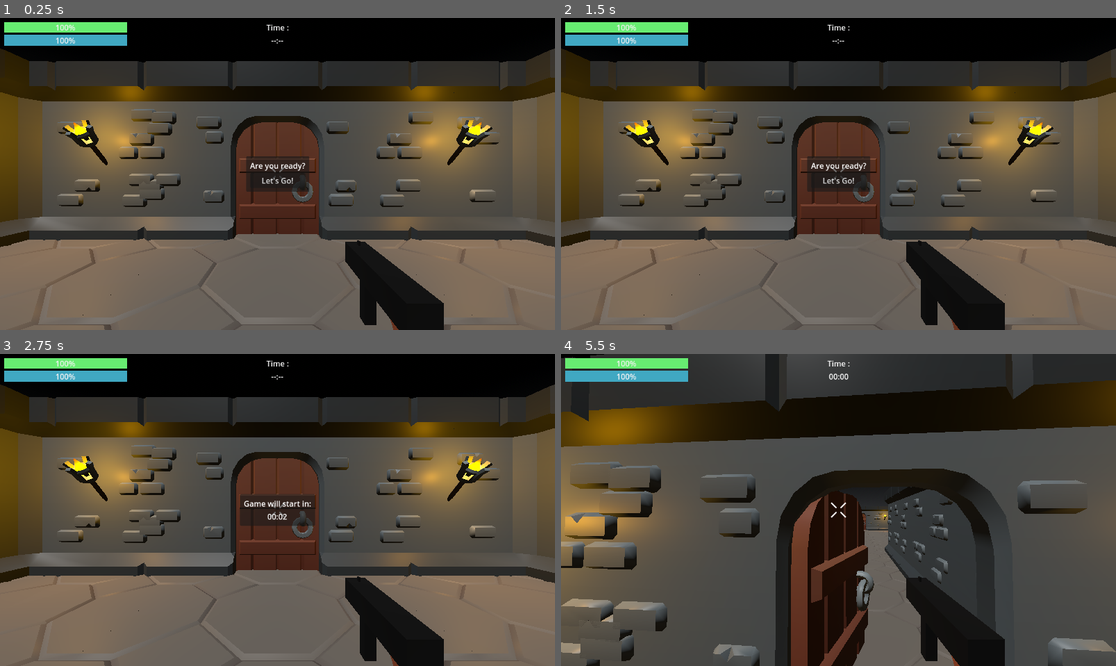
Above: before the commit, frames 1-4 (two rows, left to right).
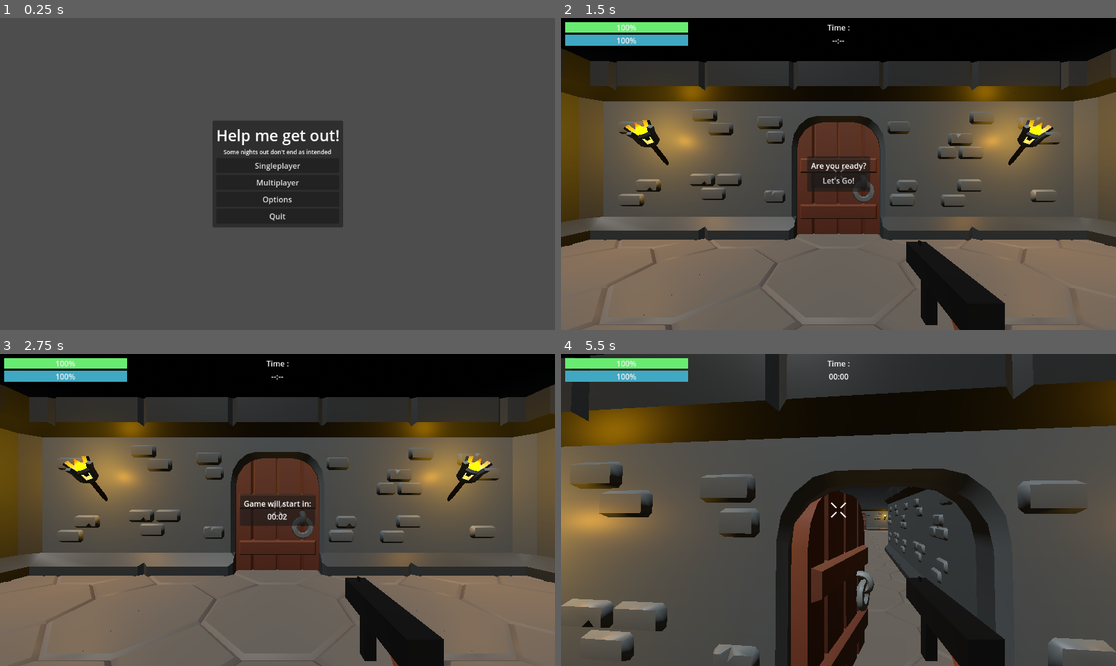
Above: after the commit, the same moments.

Repository: jonathaneeckhout/helpmegetout
Game: Godot game, scene res://scenes/main/main.tscn
Same seed, same stepped clock (60 frames per second), same inputs: the game is played once before the commit and once after it.
Inputs (mouse positions are in pixels of both pictures, inside the frame that each line leads up to):
- Up to frame 1 (0.25 s): no input
- Up to frame 2 (1.5 s): click (838, 164) at 0.5 s, where only the run after the commit has a clickable "Singleplayer"; click (838, 155) at 1.25 s, where only the run after the commit has a clickable "Cellar"
- Up to frame 3 (2.75 s): click "Let's Go!" at 2 s
- Up to frame 4 (5.5 s): tap Enter at 2.75, 4.25 s; move the mouse to (866, 510) at 2.77 s; hold W (move_up) from 2.78 s (still down); click (866, 510) at 2.85 s; tap Space (jump) at 3.02, 3.5, 3.77, 5, 5.27 s; move the mouse to (810, 510) at 3.52 s; click (810, 510) at 3.6 s; move the mouse to (849, 503) at 4.27 s; click (849, 503) at 4.35 s; move the mouse to (832, 516) at 5.02 s; click (832, 516) at 5.1 s

The runs differ from the first frame. In frame 1, 80% of the frame differs, in the area x 0-100%, y 0-100%; in frame 2, 0.4%; in frame 3, 0.4%; in frame 4, 1.8%.

Commit message:
add main menu and finish panel

Diff:
--- a/scenes/main/main.gd
+++ b/scenes/main/main.gd
@@ -1,7 +1,22 @@
 extends Node3D
+
+@onready var _maps: Node3D = %Maps
+@onready var _main_menu: MainMenu = %MainMenu
 
 
 func _ready():
-	Game.load_map($Cellar)
-	# # TODO: for now just start timer, later have countdown timer
-	# Game.start()
+	_main_menu.singleplayer_pressed.connect(_on_singleplayer_pressed)
+
+
+func _load_map(map_name: String):
+	var map_scene: PackedScene = load("res://scenes/maps/%s/%s.tscn" % [map_name, map_name])
+	var map: Map = map_scene.instantiate()
+	map.name = "map_name"
+	_maps.add_child(map)
+
+	Game.load_map(map)
+
+
+func _on_singleplayer_pressed(map: String):
+	_load_map(map)
+	_main_menu.hide()
--- a/scenes/main/main.tscn
+++ b/scenes/main/main.tscn
@@ -1,9 +1,26 @@
 [gd_scene load_steps=3 format=3 uid="uid://dju316m0qj18j"]
 
 [ext_resource type="Script" path="res://scenes/main/main.gd" id="1_8622b"]
-[ext_resource type="PackedScene" uid="uid://clt1fkf4hwe5k" path="res://scenes/maps/cellar/cellar.tscn" id="1_bxyd7"]
+[ext_resource type="PackedScene" uid="uid://b3ogxbctirvum" path="res://scenes/ui/main_menu/main_menu.tscn" id="2_x2ykk"]
 
 [node name="Main" type="Node3D"]
 script = ExtResource("1_8622b")
 
-[node name="Cellar" parent="." instance=ExtResource("1_bxyd7")]
+[node name="Maps" type="Node3D" parent="."]
+unique_name_in_owner = true
+
+[node name="UILayer" type="CanvasLayer" parent="."]
+
+[node name="MainMenu" parent="UILayer" instance=ExtResource("2_x2ykk")]
+unique_name_in_owner = true
+anchors_preset = 8
+anchor_left = 0.5
+anchor_top = 0.5
+anchor_right = 0.5
+anchor_bottom = 0.5
+offset_left = -135.5
+offset_top = -111.0
+offset_right = 135.5
+offset_bottom = 111.0
+grow_horizontal = 2
+grow_vertical = 2
--- a/scenes/maps/cellar/cellar.tscn
+++ b/scenes/maps/cellar/cellar.tscn
@@ -638,7 +638,7 @@
 transform = Transform3D(-2.18557e-07, 0, -1, 0, 1, 0, 1, 0, -2.18557e-07, -2, 0, -5)
 
 [node name="wall2" parent="NavigationRegion3D/Layout/Walls" instance=ExtResource("2_0h4mj")]
-transform = Transform3D(-4.37114e-08, 0, -1, 0, 1, 0, 1, 0, -4.37114e-08, -6.00848, 0, 3)
+transform = Transform3D(-4.37114e-08, 0, -1, 0, 1, 0, 1, 0, -4.37114e-08, -6, 0, 3)
 
 [node name="wall6" parent="NavigationRegion3D/Layout/Walls" instance=ExtResource("2_0h4mj")]
 transform = Transform3D(1, 0, 0, 0, 1, 0, 0, 0, 1, -2, 0, 7)
@@ -647,7 +647,7 @@
 transform = Transform3D(1, 0, 0, 0, 1, 0, 0, 0, 1, 2, 0, 7)
 
 [node name="wall3" parent="NavigationRegion3D/Layout/Walls" instance=ExtResource("2_0h4mj")]
-transform = Transform3D(-4.37114e-08, 0, -1, 0, 1, 0, 1, 0, -4.37114e-08, -6.00817, 0, -1)
+transform = Transform3D(-4.37114e-08, 0, -1, 0, 1, 0, 1, 0, -4.37114e-08, -6, 0, -1)
 
 [node name="wall8" parent="NavigationRegion3D/Layout/Walls" instance=ExtResource("2_0h4mj")]
 transform = Transform3D(-4.37114e-08, 0, -1, 0, 1, 0, 1, 0, -4.37114e-08, -2.00817, 0, -9)
@@ -996,9 +996,6 @@
 
 [node name="wall5" parent="NavigationRegion3D/Layout/Walls" instance=ExtResource("2_0h4mj")]
 transform = Transform3D(1.31134e-07, 0, 1, 0, 1, 0, -1, 0, 1.31134e-07, 6, 0, 3)
-
-[node name="wall_half" parent="NavigationRegion3D/Layout/Walls" instance=ExtResource("5_tr7vq")]
-transform = Transform3D(1, 0, 0, 0, 1, 0, 0, 0, 1, -4, 0, -5)
 
 [node name="wall_half2" parent="NavigationRegion3D/Layout/Walls" instance=ExtResource("5_tr7vq")]
 transform = Transform3D(1, 0, 0, 0, 1, 0, 0, 0, 1, 2, 0, -5)
@@ -1268,12 +1265,12 @@
 [node name="Links" type="Node3D" parent="NavigationRegion3D"]
 
 [node name="NavigationLink3D" type="NavigationLink3D" parent="NavigationRegion3D/Links"]
-transform = Transform3D(1, 0, 0, 0, 1, 0, 0, 0, 1, -10, 0, -24)
-end_position = Vector3(0, 0, -2.115)
+transform = Transform3D(1, 0, 0, 0, 1, 0, 0, 0, 1, -10, 0, -23.4)
+end_position = Vector3(0, 0, -3)
 
 [node name="NavigationLink3D2" type="NavigationLink3D" parent="NavigationRegion3D/Links"]
 transform = Transform3D(1, 0, 0, 0, 1, 0, 0, 0, 1, -10, 0, -27)
-end_position = Vector3(2, 0, 0)
+end_position = Vector3(3, 0, 0)
 
 [node name="Players" type="Node3D" parent="."]
 
--- a/scenes/player/player.tscn
+++ b/scenes/player/player.tscn
@@ -15,6 +15,7 @@
 [ext_resource type="PackedScene" uid="uid://u0nm3k7omjhv" path="res://scenes/ui/ready_check_panel/ready_check_panel.tscn" id="11_64o2p"]
 [ext_resource type="PackedScene" uid="uid://bpb1e0apuapcw" path="res://scenes/ui/countdown_panel/countdown_panel.tscn" id="13_bxlm8"]
 [ext_resource type="PackedScene" uid="uid://cn13vg5y0la0d" path="res://scenes/ui/respawn_timer_panel/respawn_timer_panel.tscn" id="15_ymtdb"]
+[ext_resource type="PackedScene" uid="uid://b6rsuhdx8vk1d" path="res://scenes/ui/finish_panel/finish_panel.tscn" id="16_np5i6"]
 
 [sub_resource type="CapsuleShape3D" id="CapsuleShape3D_4xs4g"]
 
@@ -157,3 +158,17 @@
 grow_vertical = 2
 health_component = NodePath("../../ComponentList/HealthComponent")
 player_respawn_component = NodePath("../../ComponentList/PlayerRespawnComponent")
+
+[node name="FinishPanel" parent="UI" instance=ExtResource("16_np5i6")]
+visible = false
+anchors_preset = 8
+anchor_left = 0.5
+anchor_top = 0.5
+anchor_right = 0.5
+anchor_bottom = 0.5
+offset_left = -20.0
+offset_top = -20.0
+offset_right = 20.0
+offset_bottom = 20.0
+grow_horizontal = 2
+grow_vertical = 2
--- /dev/null
+++ b/scenes/ui/finish_panel/finish_panel.gd
@@ -0,0 +1,12 @@
+extends PanelContainer
+
+
+# Called when the node enters the scene tree for the first time.
+func _ready():
+	Game.finished.connect(_on_game_finished)
+
+
+# Called every frame. 'delta' is the elapsed time since the previous frame.
+func _on_game_finished(time: float):
+	%FinishTime.text = "%02d:%02d:%02d" % [floor(time / 60), int(time) % 60, int(time * 100) % 100]
+	show()
--- /dev/null
+++ b/scenes/ui/finish_panel/finish_panel.tscn
@@ -0,0 +1,28 @@
+[gd_scene load_steps=2 format=3 uid="uid://b6rsuhdx8vk1d"]
+
+[ext_resource type="Script" path="res://scenes/ui/finish_panel/finish_panel.gd" id="1_5y1ww"]
+
+[node name="FinishPanel" type="PanelContainer"]
+offset_right = 40.0
+offset_bottom = 40.0
+script = ExtResource("1_5y1ww")
+
+[node name="MarginContainer" type="MarginContainer" parent="."]
+layout_mode = 2
+theme_override_constants/margin_left = 8
+theme_override_constants/margin_top = 8
+theme_override_constants/margin_right = 8
+theme_override_constants/margin_bottom = 8
+
+[node name="VBoxContainer" type="VBoxContainer" parent="MarginContainer"]
+layout_mode = 2
+
+[node name="Label" type="Label" parent="MarginContainer/VBoxContainer"]
+layout_mode = 2
+text = "Your time:"
+horizontal_alignment = 1
+
+[node name="FinishTime" type="Label" parent="MarginContainer/VBoxContainer"]
+unique_name_in_owner = true
+layout_mode = 2
+horizontal_alignment = 1
--- /dev/null
+++ b/scenes/ui/main_menu/main_menu.gd
@@ -0,0 +1,43 @@
+class_name MainMenu
+extends PanelContainer
+
+signal singleplayer_pressed(map: String)
+signal multiplayer_pressed
+
+@onready var _singleplayer_button: Button = %SingleplayerButton
+# @onready var _multiplayer_button: Button = %MultiplayerButton
+@onready var _quit_button: Button = %QuitButton
+
+@onready var _singleplayer_cellar_button: Button = %SingleplayerCellarButton
+@onready var _singleplayer_back_button: Button = %SingleplayerBackButton
+
+
+func _ready():
+	_singleplayer_button.pressed.connect(_on_singleplayer_pressed)
+	_quit_button.pressed.connect(_on_quit_button_pressed)
+
+	_singleplayer_cellar_button.pressed.connect(_on_singleplayer_cellar_button_pressed)
+	_singleplayer_back_button.pressed.connect(_on_singleplayer_back_button_pressed)
+
+
+func _reset_view():
+	%SingleplayerOverView.hide()
+	%OverView.show()
+
+
+func _on_singleplayer_pressed():
+	%OverView.hide()
+	%SingleplayerOverView.show()
+
+
+func _on_quit_button_pressed():
+	get_tree().quit()
+
+
+func _on_singleplayer_cellar_button_pressed():
+	singleplayer_pressed.emit("cellar")
+	_reset_view()
+
+
+func _on_singleplayer_back_button_pressed():
+	_reset_view()
--- /dev/null
+++ b/scenes/ui/main_menu/main_menu.tscn
@@ -0,0 +1,72 @@
+[gd_scene load_steps=2 format=3 uid="uid://b3ogxbctirvum"]
+
+[ext_resource type="Script" path="res://scenes/ui/main_menu/main_menu.gd" id="1_8oecl"]
+
+[node name="MainMenu" type="PanelContainer"]
+offset_right = 40.0
+offset_bottom = 40.0
+script = ExtResource("1_8oecl")
+
+[node name="MarginContainer" type="MarginContainer" parent="."]
+layout_mode = 2
+theme_override_constants/margin_left = 8
+theme_override_constants/margin_top = 8
+theme_override_constants/margin_right = 8
+theme_override_constants/margin_bottom = 8
+
+[node name="OverView" type="VBoxContainer" parent="MarginContainer"]
+unique_name_in_owner = true
+layout_mode = 2
+
+[node name="TitleLabel" type="Label" parent="MarginContainer/OverView"]
+layout_mode = 2
+theme_override_font_sizes/font_size = 32
+text = "Help me get out!"
+horizontal_alignment = 1
+
+[node name="SubTitleLabel" type="Label" parent="MarginContainer/OverView"]
+layout_mode = 2
+theme_override_font_sizes/font_size = 12
+text = "Some nights out don't end as intended"
+horizontal_alignment = 1
+
+[node name="SingleplayerButton" type="Button" parent="MarginContainer/OverView"]
+unique_name_in_owner = true
+layout_mode = 2
+text = "Singleplayer"
+
+[node name="MultiplayerButton" type="Button" parent="MarginContainer/OverView"]
+unique_name_in_owner = true
+layout_mode = 2
+text = "Multiplayer"
+
+[node name="OptionsButton" type="Button" parent="MarginContainer/OverView"]
+unique_name_in_owner = true
+layout_mode = 2
+text = "Options"
+
+[node name="QuitButton" type="Button" parent="MarginContainer/OverView"]
+unique_name_in_owner = true
+layout_mode = 2
+text = "Quit"
+
+[node name="SingleplayerOverView" type="VBoxContainer" parent="MarginContainer"]
+unique_name_in_owner = true
+visible = false
+layout_mode = 2
+
+[node name="Label" type="Label" parent="MarginContainer/SingleplayerOverView"]
+layout_mode = 2
+theme_override_font_sizes/font_size = 32
+text = "Select Level"
+horizontal_alignment = 1
+
+[node name="SingleplayerCellarButton" type="Button" parent="MarginContainer/SingleplayerOverView"]
+unique_name_in_owner = true
+layout_mode = 2
+text = "Cellar"
+
+[node name="SingleplayerBackButton" type="Button" parent="MarginContainer/SingleplayerOverView"]
+unique_name_in_owner = true
+layout_mode = 2
+text = "Back"
Not shown: 1 places in scenes/player/player.tscn that only renumber resources
